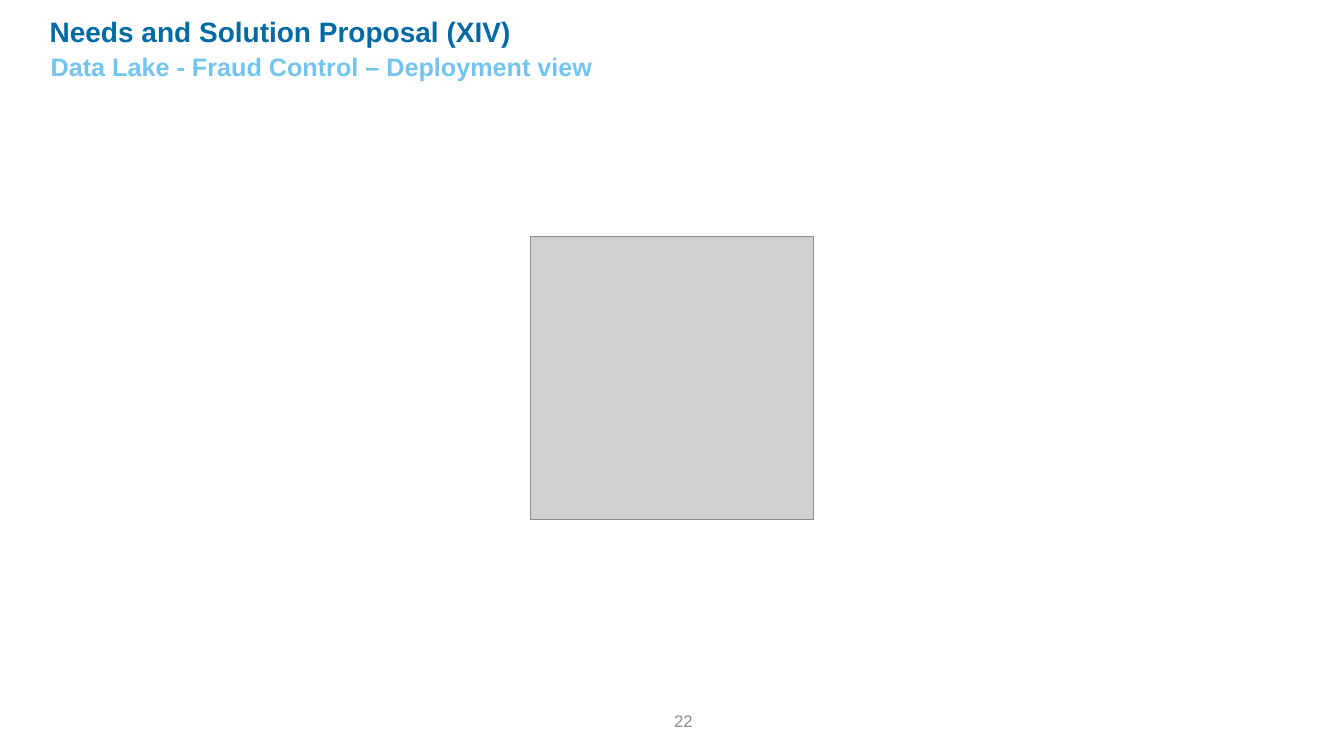
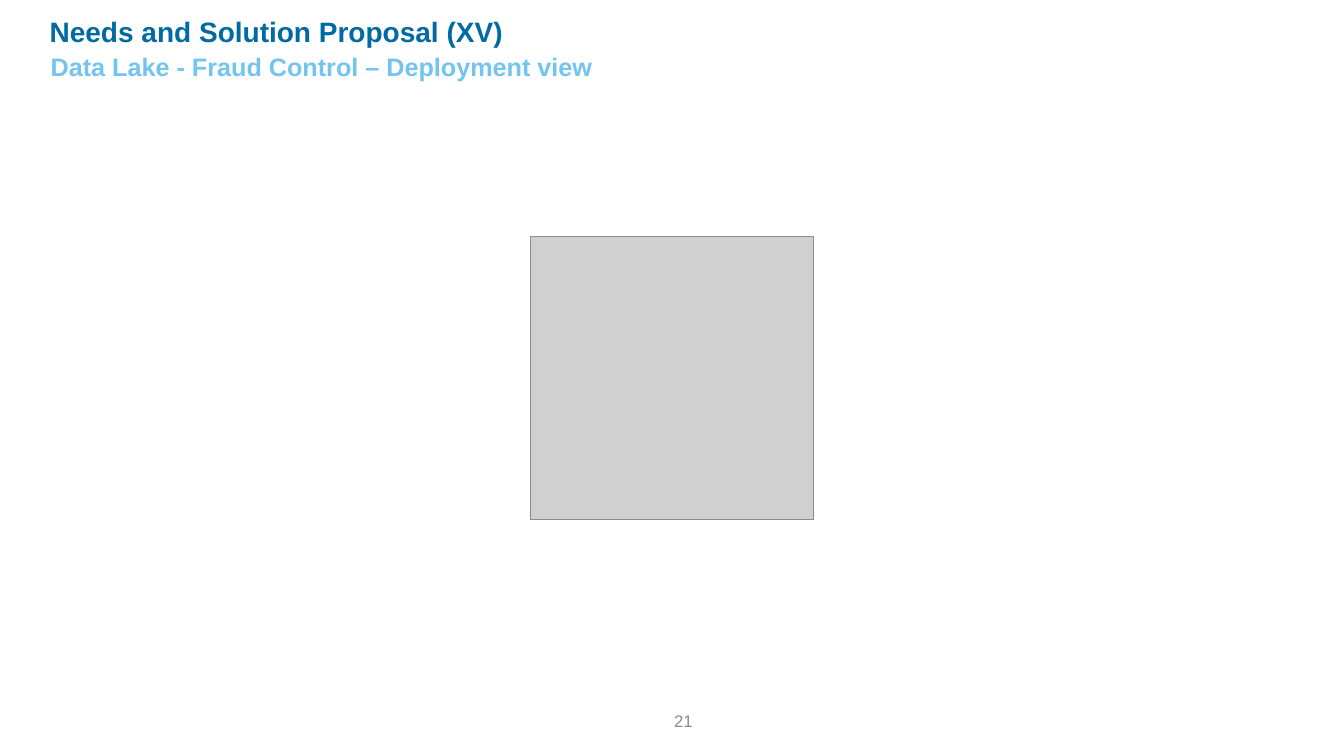
Before and after one commit to edithbg/Scala, a slide deck: slide 21 of Architecture Reference-DataLake-FraudContrl v0.1.pptx (slide 22 before the commit). Drawn at 1344x756 pixels with LibreOffice and Linux fonts; fonts in the diff are those of the drawing; grey boxes stand for pictures; background and template pictures are left out. Boxes give left, top, right and bottom in pixels: in the first picture for what was removed or moved away, otherwise in the second. Text is boxed around its words. In the diff, an @@ line names an element or a change of style, - is before the commit and + after.

```diff
--- a/Architecture Reference-DataLake-FraudContrl v0.1.pptx
+++ b/Architecture Reference-DataLake-FraudContrl v0.1.pptx
@@ text at [50,21,503,47]: text changed @@
-Needs and Solution Proposal (XIV)
+Needs and Solution Proposal (XV)
@@ page number at [674,715,693,727]: text changed @@
-22
+21
```
Also in this commit, not shown: 14 other slides changed, 1 slide removed.
